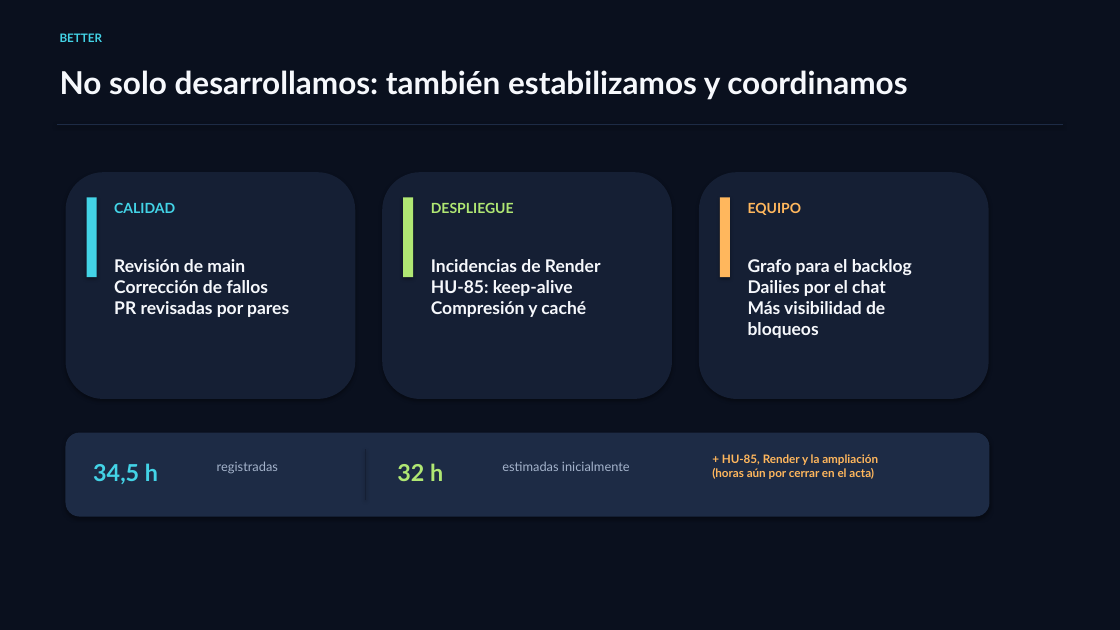
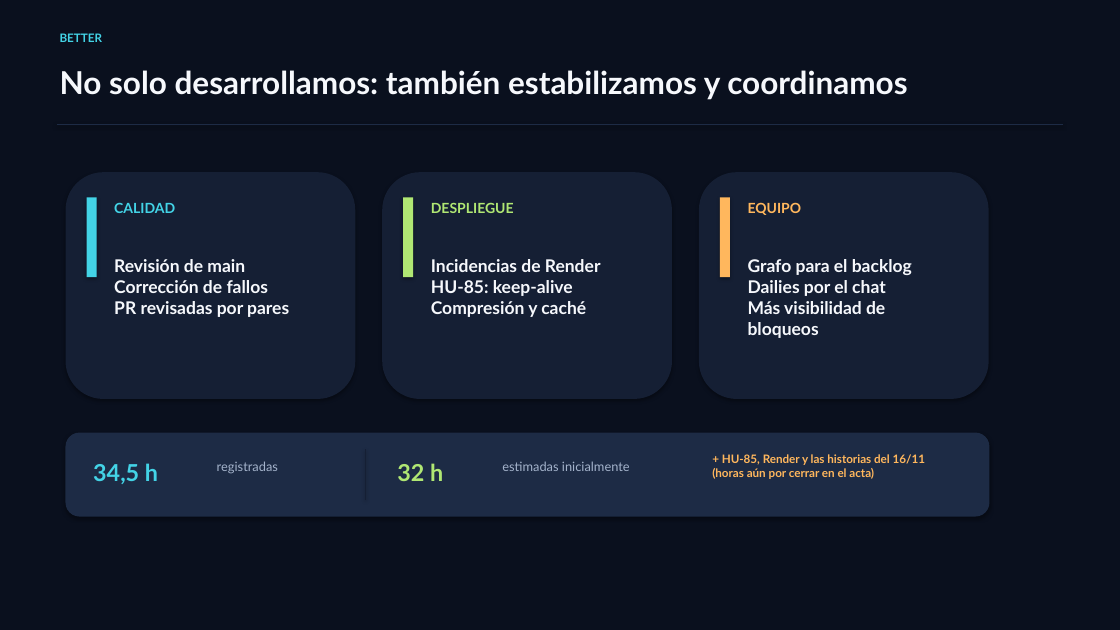
Before and after one commit to riverri/IS1, a slide deck: slide 4 of docs/presentaciones/presentacion4.pptx. Drawn at 1120x630 pixels with LibreOffice and Linux fonts; fonts in the diff are those of the drawing. Boxes give left, top, right and bottom in pixels: in the first picture for what was removed or moved away, otherwise in the second. Text is boxed around its words. In the diff, an @@ line names an element or a change of style, - is before the commit and + after.

```diff
--- a/docs/presentaciones/presentacion4.pptx
+++ b/docs/presentaciones/presentacion4.pptx
@@ text at (712, 454, 925, 479): text changed @@
-+ HU-85, Render y la ampliación
-(horas aún por cerrar en el acta)
++ HU-85, Render y las historias del 16/11
+(horas aún por cerrar en el acta)
```
Also in this commit, not shown: 1 other slide changed, 9 other files.
